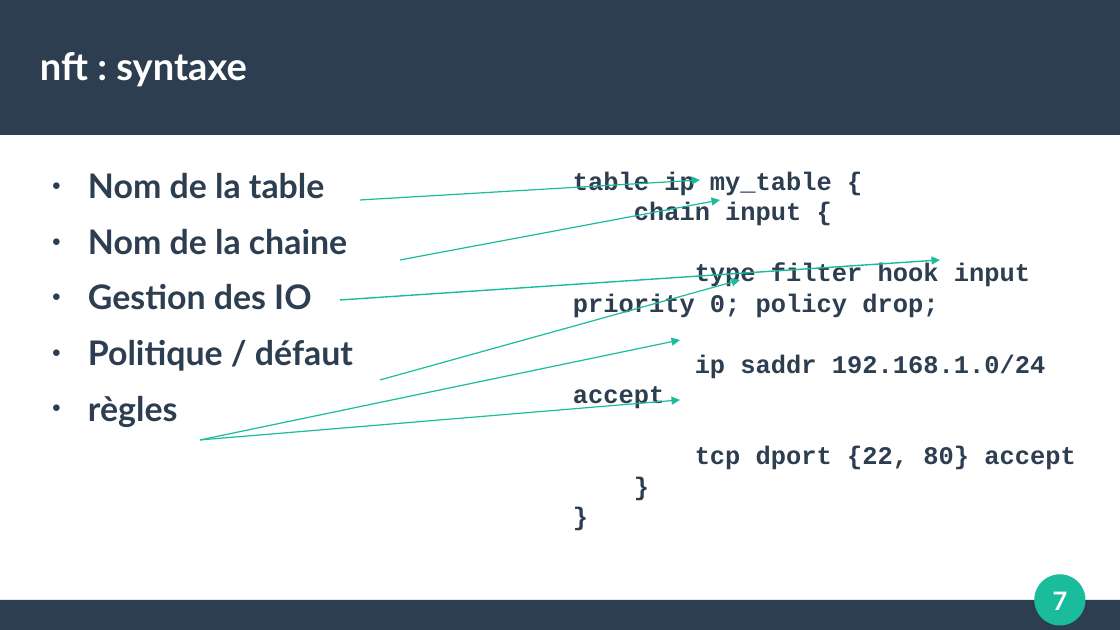
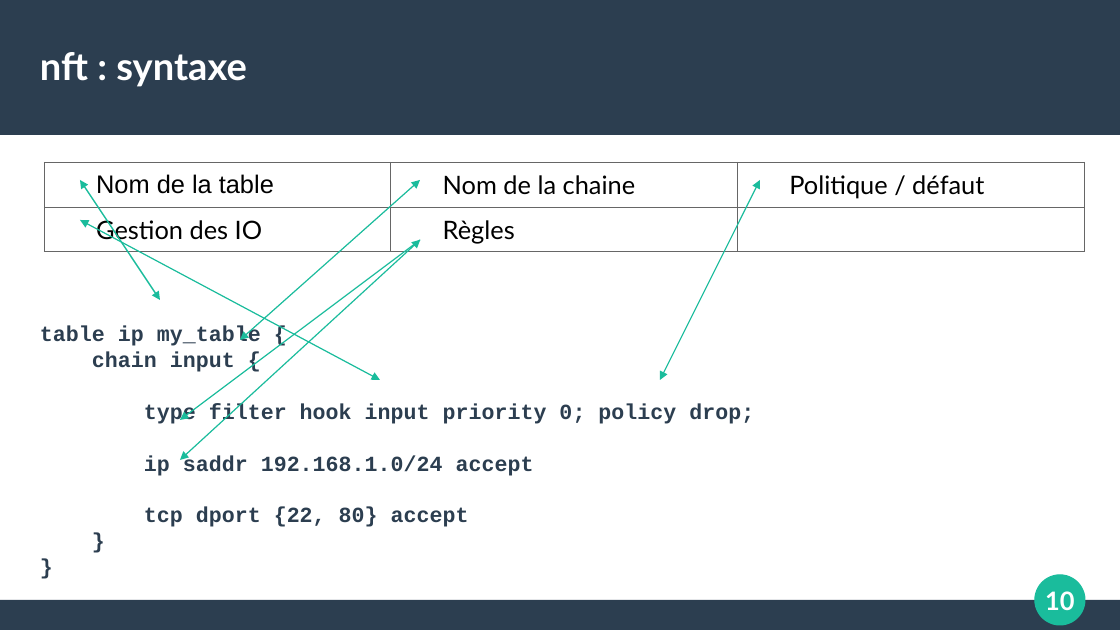
Before and after one commit to The-00/Cours-UL1, a slide deck: slide 10 of support-de-cours.odp (slide 7 before the commit). Drawn at 1120x630 pixels with LibreOffice and Linux fonts; fonts in the diff are those of the drawing. Boxes give left, top, right and bottom in pixels: in the first picture for what was removed or moved away, otherwise in the second. Text is boxed around its words. In the diff, an @@ line names an element or a change of style, - is before the commit and + after.

```diff
--- a/support-de-cours.odp
+++ b/support-de-cours.odp
@@ table added at (x1=44, y1=163, x2=1083, y2=252), 2 rows, 3 columns @@
+Nom de la table | Nom de la chaine | Politique / défaut
+Gestion des IO | Règles | 
@@ text removed at (x1=88, y1=173, x2=353, y2=427) @@
-● Nom de la table
-● Nom de la chaine
-● Gestion des IO
-● Politique / défaut
-● règles
@@ double arrow added from (80, 180) to (160, 300), #1ABC9C 0.99 pt @@
@@ double arrow added from (420, 180) to (240, 340), #1ABC9C 0.85 pt @@
@@ arrow removed from (360, 200) to (700, 180) @@
@@ arrow removed from (400, 260) to (721, 200) @@
@@ double arrow added from (760, 180) to (661, 380), #1ABC9C 0.85 pt @@
@@ double arrow added from (80, 221) to (380, 380), #1ABC9C 0.85 pt @@
@@ arrow added from (420, 240) to (180, 420), #1ABC9C 0.85 pt @@
@@ double arrow added from (421, 240) to (180, 460), #1ABC9C 0.85 pt @@
@@ arrow removed from (340, 300) to (940, 260) @@
@@ arrow removed from (380, 380) to (740, 281) @@
@@ text "table ip my_table {" moved from (x1=573, y1=171, x2=1075, y2=470) to (x1=40, y1=326, x2=754, y2=527) @@
@@ text "table ip my_table {" at (x1=40, y1=326, x2=754, y2=527): size 18 to 15.3 pt @@
@@ arrow removed from (200, 440) to (680, 340) @@
@@ arrow removed from (200, 440) to (680, 400) @@
@@ page number at (x1=1045, y1=591, x2=1074, y2=610): text changed @@
-7
+10
```
Also in this commit, not shown: 9 other slides changed, 3 slides added.
